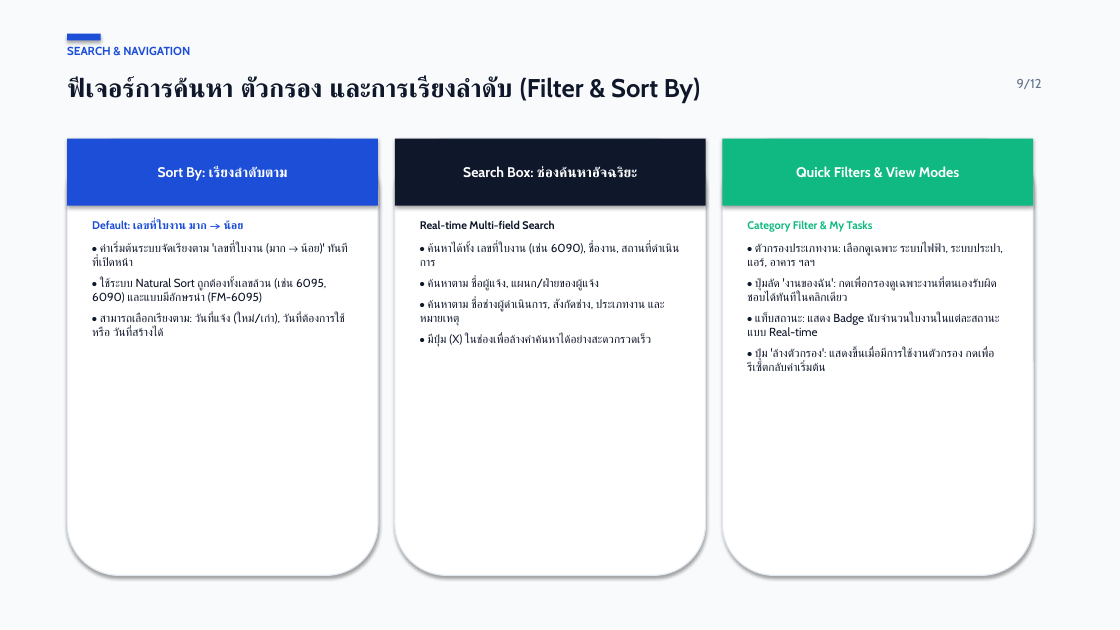
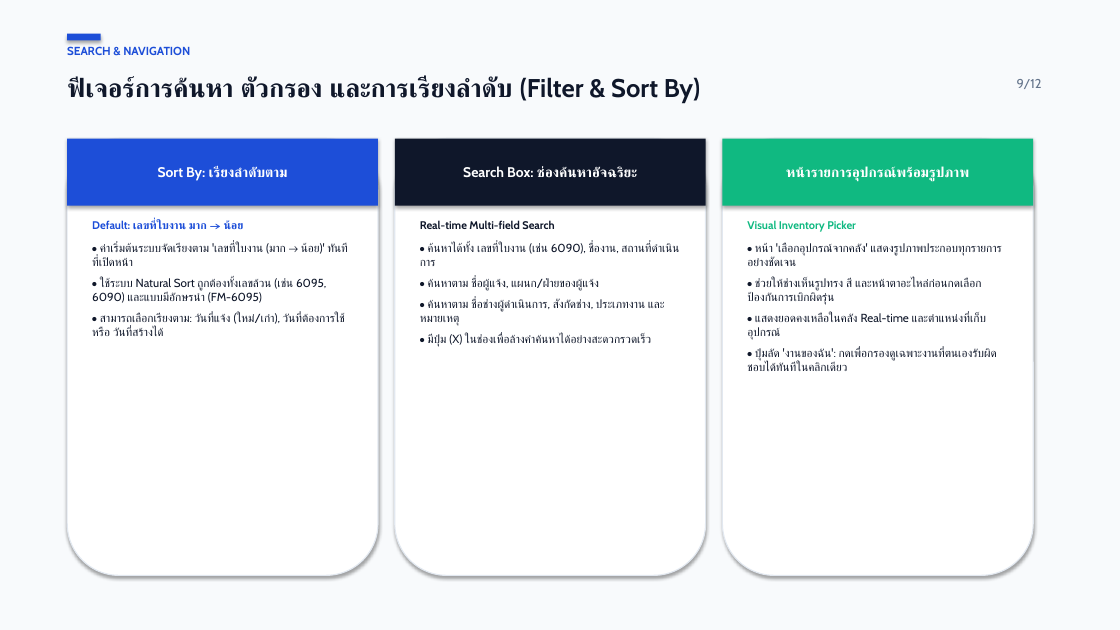
Before and after one commit to maleeart/Stoxy, a slide deck: slide 9 of docs/FM_User_Manual_Presentation.pptx. Drawn at 1120x630 pixels with LibreOffice and Linux fonts; fonts in the diff are those of the drawing. Boxes give left, top, right and bottom in pixels: in the first picture for what was removed or moved away, otherwise in the second. Text is boxed around its words. In the diff, an @@ line names an element or a change of style, - is before the commit and + after.

Commit message:
feat(fm): add item thumbnail images in picker, support REP reference in waiting_parts, and update Case B & C in presentation manual

```diff
--- a/docs/FM_User_Manual_Presentation.pptx
+++ b/docs/FM_User_Manual_Presentation.pptx
@@ text in rectangle at [786, 166, 969, 182]: text changed @@
-Quick Filters & View Modes
+หน้ารายการอุปกรณ์พร้อมรูปภาพ
@@ text at [747, 220, 1001, 340]: text changed @@
-Category Filter & My Tasks
-• ตัวกรองประเภทงาน: เลือกดูเฉพาะ ระบบไฟฟ้า, ระบบประปา, แอร์, อาคาร ฯลฯ
+Visual Inventory Picker
+• หน้า 'เลือกอุปกรณ์จากคลัง' แสดงรูปภาพประกอบทุกรายการอย่างชัดเจน
+• ช่วยให้ช่างเห็นรูปทรง สี และหน้าตาอะไหล่ก่อนกดเลือก ป้องกันการเบิกผิดรุ่น
+• แสดงยอดคงเหลือในคลัง Real-time และตำแหน่งที่เก็บอุปกรณ์
@@ text at [747, 313, 1000, 371]: paragraphs removed @@
-• แท็บสถานะ: แสดง Badge นับจำนวนใบงานในแต่ละสถานะแบบ Real-time
-• ปุ่ม 'ล้างตัวกรอง': แสดงขึ้นเมื่อมีการใช้งานตัวกรอง กดเพื่อรีเซ็ตกลับค่าเริ่มต้น
```
Also in this commit, not shown: 8 other slides changed, 11 other files.
